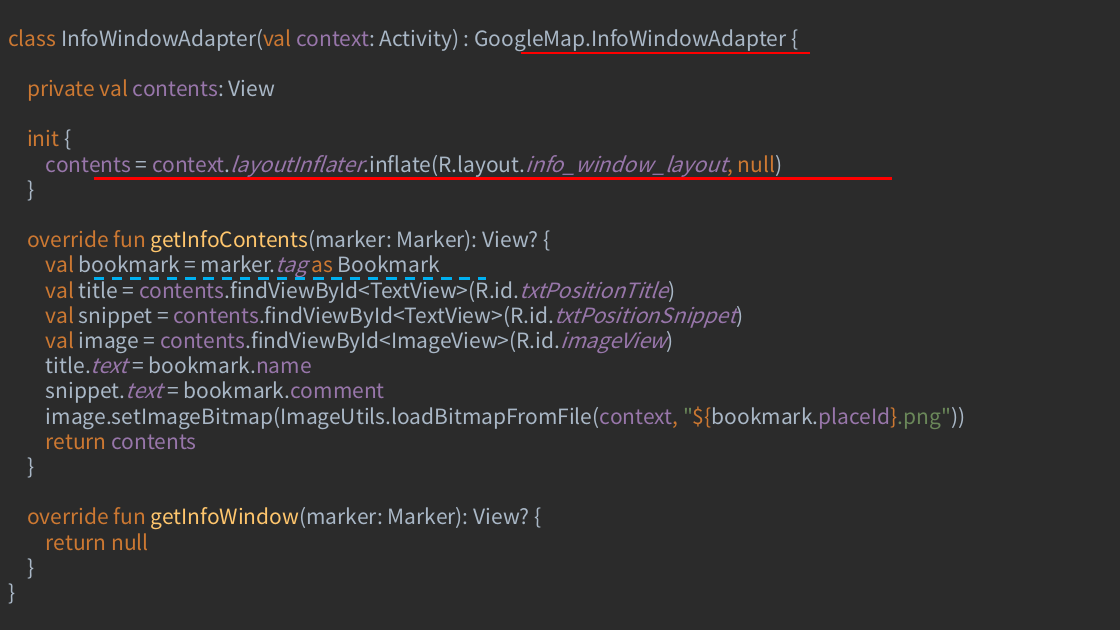
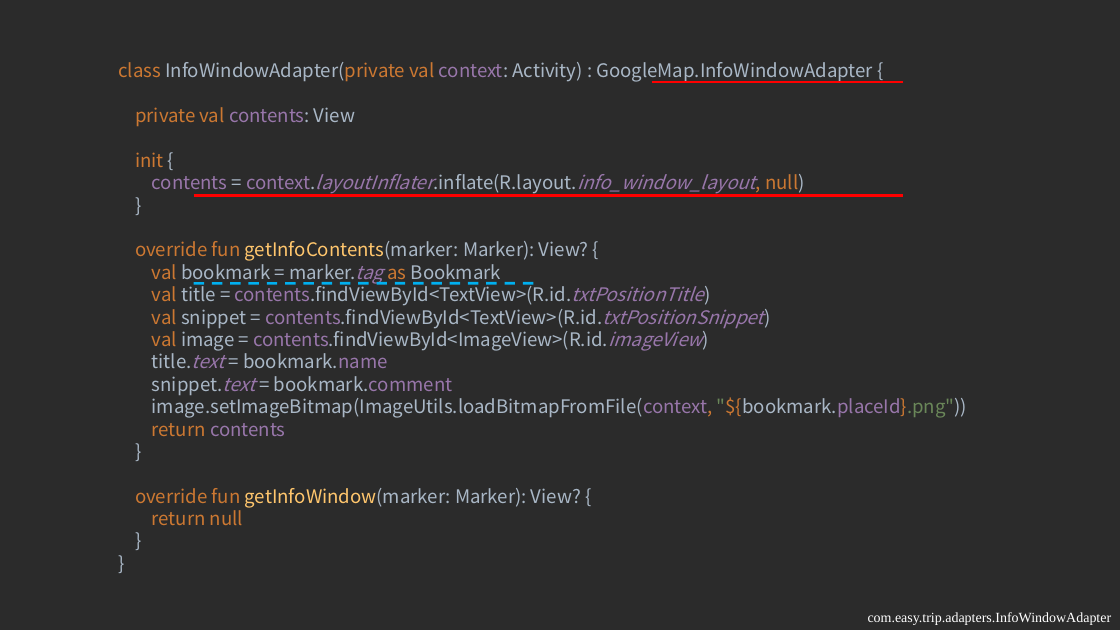
Before and after one commit to ao6swind/AndroidEasyTrip, a slide deck: slide 29 of doc/Create Map-Based Apps.pptx (slide 18 before the commit). Drawn at 1120x630 pixels with LibreOffice and Linux fonts; fonts in the diff are those of the drawing. Boxes give left, top, right and bottom in pixels: in the first picture for what was removed or moved away, otherwise in the second. Text is boxed around its words. In the diff, an @@ line names an element or a change of style, - is before the commit and + after.

```diff
--- a/doc/Create Map-Based Apps.pptx
+++ b/doc/Create Map-Based Apps.pptx
@@ text "class InfoWindowAdapter(private val context: Activity) ...": place and size @@
-text "class InfoWindowAdapter(private val context: Activity) ..." at bbox=[0, 0, 1120, 630]
+text "class InfoWindowAdapter(private val context: Activity) ..." at bbox=[118, 62, 967, 525]
@@ text "class InfoWindowAdapter(private val context: Activity) ..." at bbox=[118, 62, 967, 525]: vertical alignment middle to top @@
@@ text at bbox=[118, 62, 967, 525]: text changed; size 18 to 16 pt @@
-class InfoWindowAdapter(val context: Activity) : GoogleMap.InfoWindowAdapter {
-private val contents: View
-init {
-contents = context.layoutInflater.inflate(R.layout.info_window_layout, null)
-}
-override fun getInfoContents(marker: Marker): View? {
-val bookmark = marker.tag as Bookmark
-val title = contents.findViewById<TextView>(R.id.txtPositionTitle)
-val snippet = contents.findViewById<TextView>(R.id.txtPositionSnippet)
-val image = contents.findViewById<ImageView>(R.id.imageView)
-title.text = bookmark.name
-snippet.text = bookmark.comment
-image.setImageBitmap(ImageUtils.loadBitmapFromFile(context, "${bookmark.placeId}.png"))
-return contents
-}
-override fun getInfoWindow(marker: Marker): View? {
-return null
-}
-}
+class InfoWindowAdapter(private val context: Activity) : GoogleMap.InfoWindowAdapter {
+private val contents: View
+init {
+contents = context.layoutInflater.inflate(R.layout.info_window_layout, null)
+}
+override fun getInfoContents(marker: Marker): View? {
+val bookmark = marker.tag as Bookmark
+val title = contents.findViewById<TextView>(R.id.txtPositionTitle)
+val snippet = contents.findViewById<TextView>(R.id.txtPositionSnippet)
+val image = contents.findViewById<ImageView>(R.id.imageView)
+title.text = bookmark.name
+snippet.text = bookmark.comment
+image.setImageBitmap(ImageUtils.loadBitmapFromFile(context, "${bookmark.placeId}.png"))
+return contents
+}
+override fun getInfoWindow(marker: Marker): View? {
+return null
+}
+}
@@ line moved from (521, 53) - (811, 53) to (652, 82) - (903, 82) @@
@@ line moved from (94, 179) - (892, 179) to (194, 196) - (903, 196) @@
@@ line moved from (94, 279) - (486, 279) to (194, 283) - (538, 283) @@
@@ text added at bbox=[868, 612, 1112, 625], 12 pt, text #FFFFFF @@
+com.easy.trip.adapters.InfoWindowAdapter
```
Also in this commit, not shown: 9 other slides changed, 7 slides added, 2 slides removed, 3 other files.
